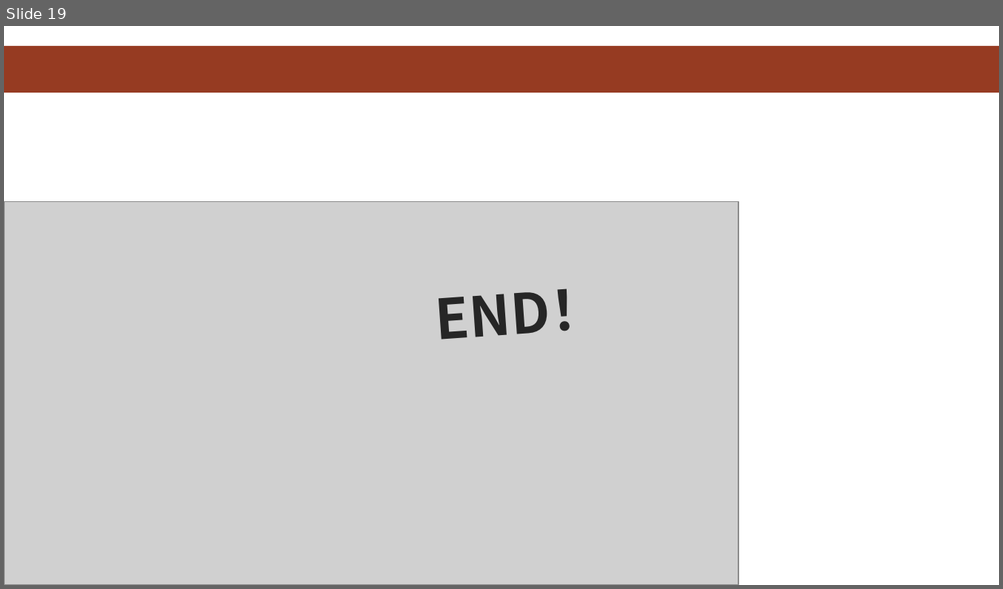
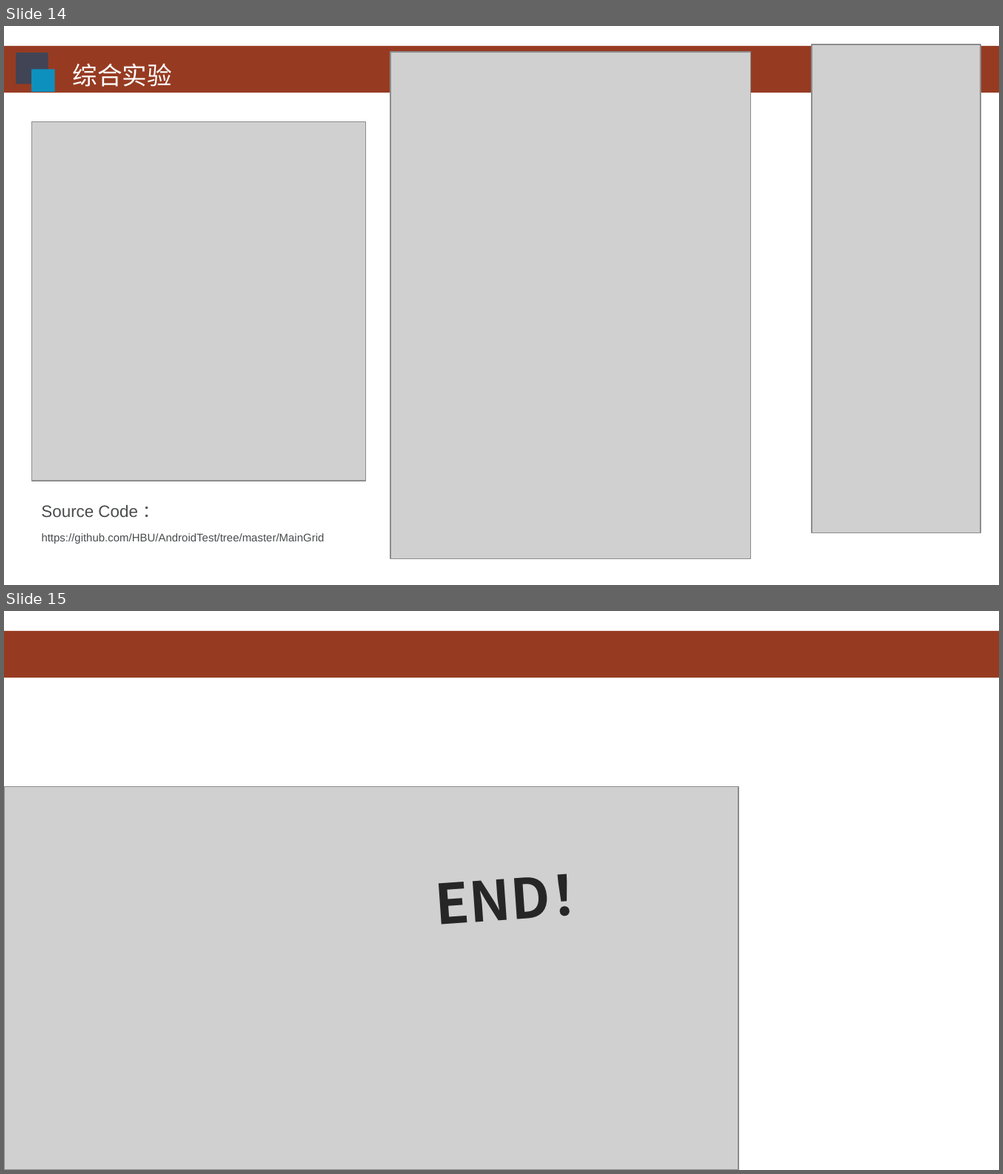
Before and after one commit to HBU/Android-PPT, a slide deck: 02.0 -- 首个程序 -- 第02章.ppt. Shown one above the other, each under a label of ours: slide 19 before the commit, slides 14 and 15 after it. The pictures are 1003x589 and 1003x1174 pixels, drawn with LibreOffice and Linux fonts; fonts in the diff are those of the drawing; grey boxes stand for pictures; background and template pictures are left out. Boxes give left, top, right and bottom in pixels: in the first picture for what was removed or moved away, otherwise in the second. Text is boxed around its words. In the diff, an @@ line names an element or a change of style, - is before the commit and + after.

```diff
--- a/02.0 -- 首个程序 -- 第02章.ppt
+++ b/02.0 -- 首个程序 -- 第02章.ppt
@@ slide 14 added at (4, 26, 999, 585), background #FFFFFF; not listed: 1 template element that a slide beside it also shows @@
@@ picture added at (811, 45, 981, 533) @@
@@ rectangle added at (16, 53, 48, 84), fill #414455 @@
@@ rectangle added at (32, 70, 55, 93), fill #0E90BE @@
@@ text added at (73, 63, 172, 87), 18 pt, text #FFFFFF @@
+综合实验
@@ picture added at (390, 52, 750, 559) @@
@@ picture added at (32, 122, 366, 482) @@
@@ text added at (41, 506, 137, 517), 12 pt, text #494B4D @@
+Source Code ：
@@ text added at (42, 534, 324, 544), 8 pt, text #494B4D @@
+https://github.com/HBU/AndroidTest/tree/master/MainGrid
@@ what was slide 19 is now slide 15 @@
```
Also in this commit, not shown: 10 slides changed, 5 slides removed.
